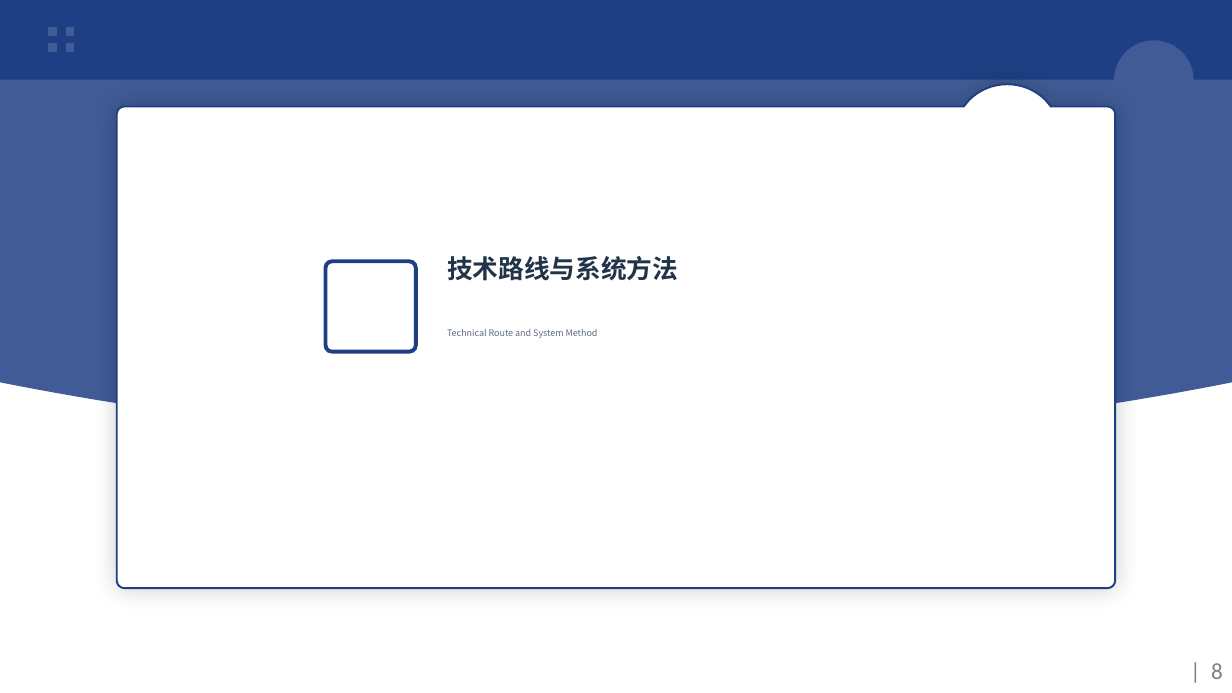
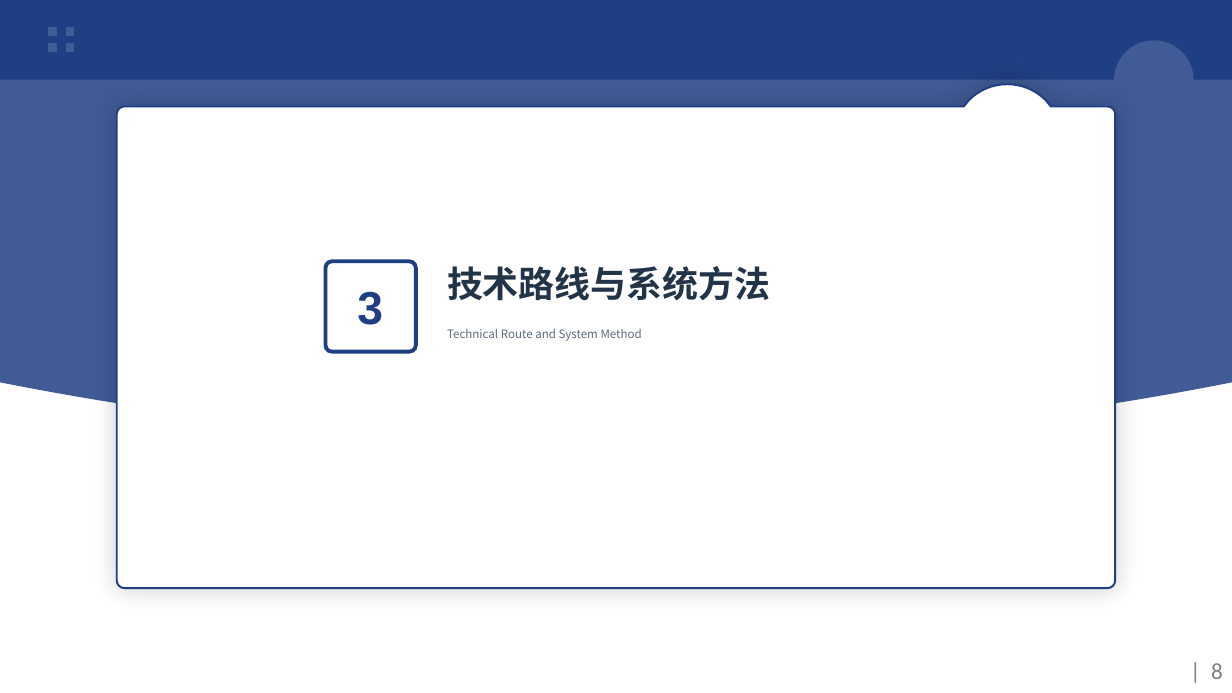
Before and after one commit to FDSE-IntelliDev/CodeSense, a slide deck: slide 8 of 中期答辩ppt_CodeSearch中期答辩.pptx. Drawn at 1232x693 pixels with LibreOffice and Linux fonts; fonts in the diff are those of the drawing; background and template pictures are left out. Boxes give left, top, right and bottom in pixels: in the first picture for what was removed or moved away, otherwise in the second. Text is boxed around its words. In the diff, an @@ line names an element or a change of style, - is before the commit and + after.

```diff
--- a/中期答辩ppt_CodeSearch中期答辩.pptx
+++ b/中期答辩ppt_CodeSearch中期答辩.pptx
@@ text "技术路线与系统方法" moved from (x1=447, y1=256, x2=678, y2=281) to (x1=447, y1=266, x2=770, y2=301) @@
@@ text "技术路线与系统方法" at (x1=447, y1=266, x2=770, y2=301): size 20 to 28 pt @@
@@ text added at (x1=357, y1=291, x2=383, y2=325), 36 pt, text #1F3F84, bold @@
+3
@@ text "Technical Route and System Method" at (x1=447, y1=329, x2=642, y2=341): size 7 to 9 pt @@
```
Also in this commit, not shown: 7 other slides changed.
